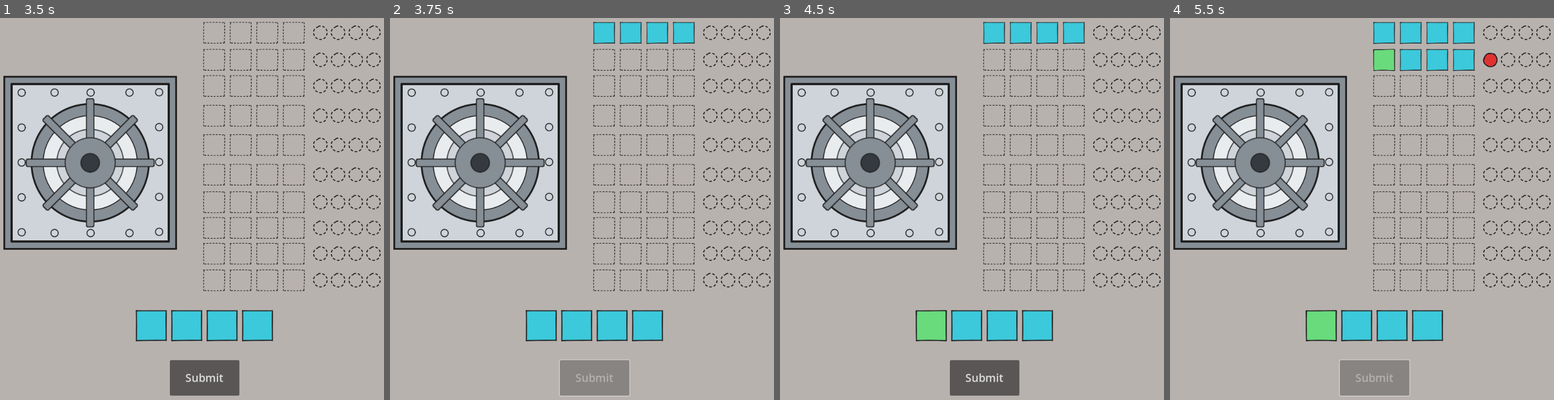
Above: before the commit, frames 1-4 (left to right).
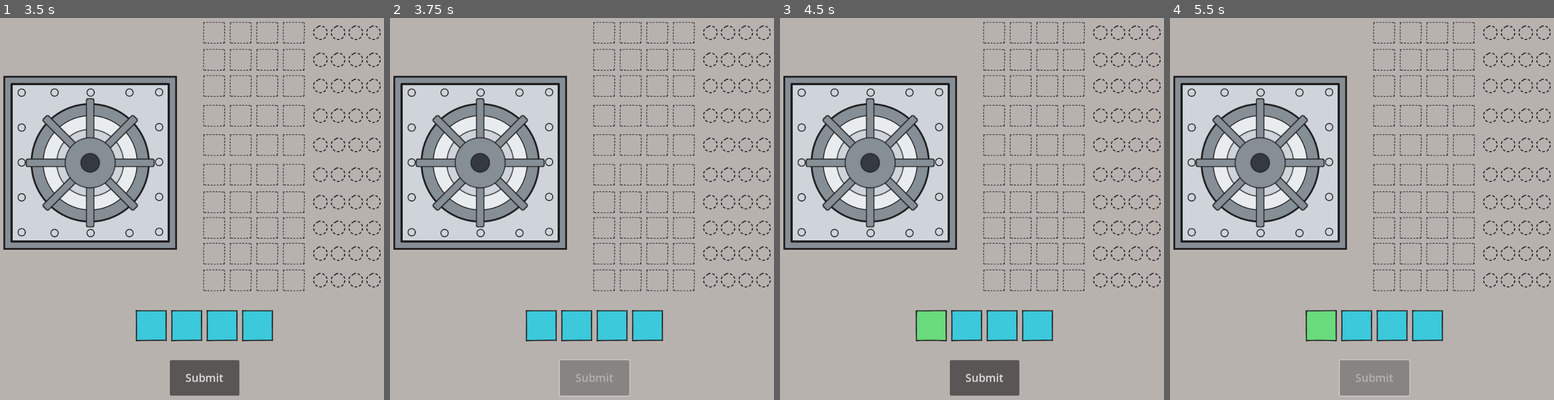
Above: after the commit, the same moments.

Repository: mromphf/mastermind
Game: Godot game, scene res://scenes/root.tscn
The game is run twice, just before and just after one commit, with the same random seed, the same clock (stepped at 60 frames per second) and the same inputs.
Inputs (mouse positions are in pixels of both pictures, inside the frame that each line leads up to):
- Up to frame 1 (3.5 s): click (149, 327) at 0.5 s; click (188, 327) at 1.25 s; click (222, 327) at 2 s; click (257, 323) at 2.75 s
- Up to frame 2 (3.75 s): click "Submit" at 3.5 s
- Up to frame 3 (4.5 s): click (929, 327) at 4.25 s
- Up to frame 4 (5.5 s): click "Submit" at 5 s

Frame 1 is identical in both runs. In frame 2, 1.3% of the frame differs, in the area x 52-80%, y 1-7%; in frame 3, 1.3%; in frame 4, 2.6%, in the area x 52-86%, y 1-14%.
Error after the commit: Parse Error: Class "Board" hides a global script class. (res://scripts/board.gd:3)

Commit message:
Normalize scene and script file name casing.

Diff:
--- a/project.godot
+++ b/project.godot
@@ -11,7 +11,7 @@
 [application]
 
 config/name="mastermind"
-run/main_scene="res://scenes/root.tscn"
+run/main_scene="res://scenes/Root.tscn"
 config/features=PackedStringArray("4.1", "Forward Plus")
 config/icon="res://img/vault_small.svg"
 
--- a/scenes/Board.tscn
+++ b/scenes/Board.tscn
@@ -1,12 +1,12 @@
 [gd_scene load_steps=4 format=3 uid="uid://j5a1mjrxu15r"]
 
 [ext_resource type="PackedScene" uid="uid://d0216y6og1y2l" path="res://scenes/output.tscn" id="1_2df6f"]
-[ext_resource type="Script" path="res://scripts/Board.gd" id="1_y4yw0"]
+[ext_resource type="Script" path="res://scripts/board.gd" id="1_e3bih"]
 
 [sub_resource type="CanvasTexture" id="CanvasTexture_rbagi"]
 
 [node name="Board" type="Node2D"]
-script = ExtResource("1_y4yw0")
+script = ExtResource("1_e3bih")
 
 [node name="TextureRect" type="TextureRect" parent="."]
 modulate = Color(0.721569, 0.698039, 0.686275, 1)
--- a/scenes/GameOver.tscn
+++ b/scenes/GameOver.tscn
@@ -1,6 +1,6 @@
 [gd_scene load_steps=6 format=3 uid="uid://dhoronxqmj2jb"]
 
-[ext_resource type="Script" path="res://scripts/GameOver.gd" id="1_ujdme"]
+[ext_resource type="Script" path="res://scripts/game_over.gd" id="1_ujdme"]
 [ext_resource type="Texture2D" uid="uid://cpvu1rsfkjm85" path="res://img/blc_empty.svg" id="2_bxg0o"]
 [ext_resource type="AudioStream" uid="uid://bi4oki6c5jmyn" path="res://sfx/snap.mp3" id="3_dgw14"]
 
--- a/scenes/HUD.tscn
+++ b/scenes/HUD.tscn
@@ -1,6 +1,6 @@
 [gd_scene load_steps=4 format=3 uid="uid://bpq47b3uc84so"]
 
-[ext_resource type="Script" path="res://scripts/HUD.gd" id="1_pnlus"]
+[ext_resource type="Script" path="res://scripts/hud.gd" id="1_pnlus"]
 [ext_resource type="PackedScene" uid="uid://3gqix6jtt026" path="res://scenes/Selector.tscn" id="2_f1ncc"]
 [ext_resource type="AudioStream" uid="uid://bi4oki6c5jmyn" path="res://sfx/snap.mp3" id="3_ph00s"]
 
--- a/scenes/Hints.tscn
+++ b/scenes/Hints.tscn
@@ -1,6 +1,6 @@
-[gd_scene load_steps=8 format=3 uid="uid://bgodxs4v4640m"]
+[gd_scene load_steps=8 format=3 uid="uid://qhdnw168meeo"]
 
-[ext_resource type="Script" path="res://scripts/Hints.gd" id="1_lglfy"]
+[ext_resource type="Script" path="res://scripts/hints.gd" id="1_114yf"]
 [ext_resource type="Texture2D" uid="uid://gsjg81gaoqby" path="res://img/crc_empty.svg" id="1_wisrt"]
 [ext_resource type="Texture2D" uid="uid://csyxuaorruqip" path="res://img/crc_red.svg" id="2_aybdy"]
 [ext_resource type="AudioStream" uid="uid://bd474q0upqc30" path="res://sfx/beep.mp3" id="3_i5by6"]
@@ -128,7 +128,7 @@
 }
 
 [node name="Hints" type="Node2D"]
-script = ExtResource("1_lglfy")
+script = ExtResource("1_114yf")
 
 [node name="Control" type="Control" parent="."]
 layout_mode = 3
--- a/scenes/Vault.tscn
+++ b/scenes/Vault.tscn
@@ -1,6 +1,6 @@
 [gd_scene load_steps=8 format=3 uid="uid://dpsmeeaq75aic"]
 
-[ext_resource type="Script" path="res://scripts/Vault.gd" id="1_cxcj2"]
+[ext_resource type="Script" path="res://scripts/vault.gd" id="1_cxcj2"]
 [ext_resource type="Texture2D" uid="uid://b64b5i3m2tkps" path="res://img/vault_door.svg" id="1_nes0a"]
 [ext_resource type="Texture2D" uid="uid://dgpwxwmburcd4" path="res://img/vault_lock.svg" id="2_v6vew"]
 [ext_resource type="AudioStream" uid="uid://bexk88yp15jx4" path="res://sfx/bike_chain.mp3" id="4_l01s2"]
--- a/scenes/output.tscn
+++ b/scenes/output.tscn
@@ -1,11 +1,11 @@
 [gd_scene load_steps=4 format=3 uid="uid://d0216y6og1y2l"]
 
-[ext_resource type="Texture2D" uid="uid://cpvu1rsfkjm85" path="res://img/blc_empty.svg" id="1_u66y8"]
-[ext_resource type="Script" path="res://scripts/output.gd" id="1_usft5"]
-[ext_resource type="PackedScene" uid="uid://bgodxs4v4640m" path="res://scenes/Hints.tscn" id="3_xpa0y"]
+[ext_resource type="Script" path="res://scripts/output.gd" id="1_78w81"]
+[ext_resource type="Texture2D" uid="uid://cpvu1rsfkjm85" path="res://img/blc_empty.svg" id="2_ahcry"]
+[ext_resource type="PackedScene" uid="uid://qhdnw168meeo" path="res://scenes/Hints.tscn" id="3_rvbva"]
 
 [node name="output" type="Node2D"]
-script = ExtResource("1_usft5")
+script = ExtResource("1_78w81")
 
 [node name="Input" type="Control" parent="."]
 layout_mode = 3
Not shown: 1 places in scenes/output.tscn that only renumber resources
Not shown: 1 places in scenes/root.tscn that only renumber resources
Renamed: scripts/GameOver.gd -> scripts/game_over.gd
